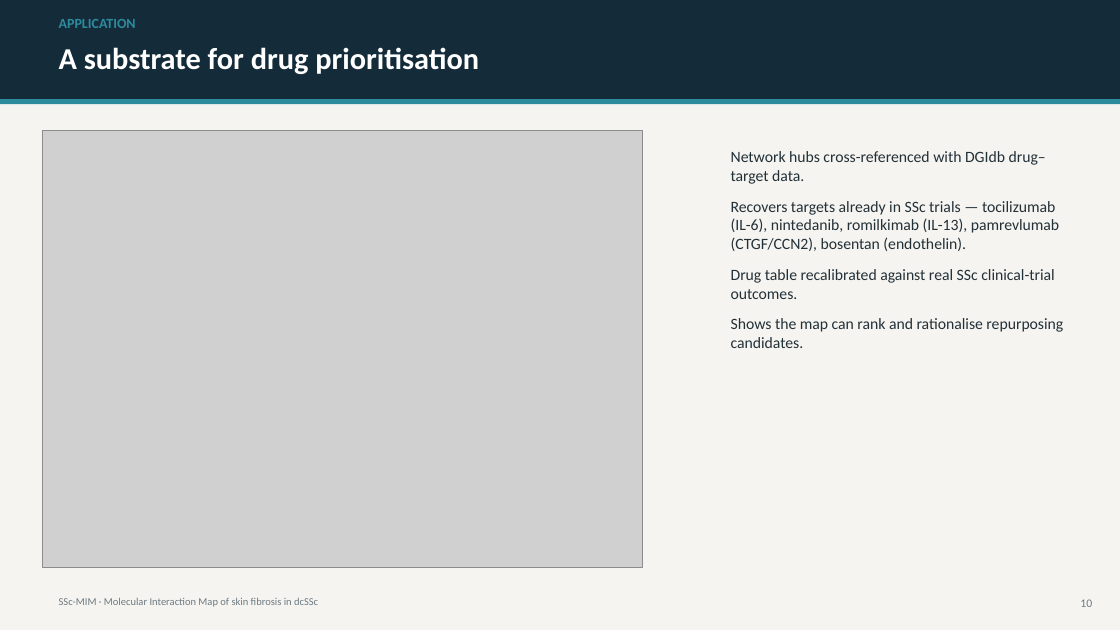
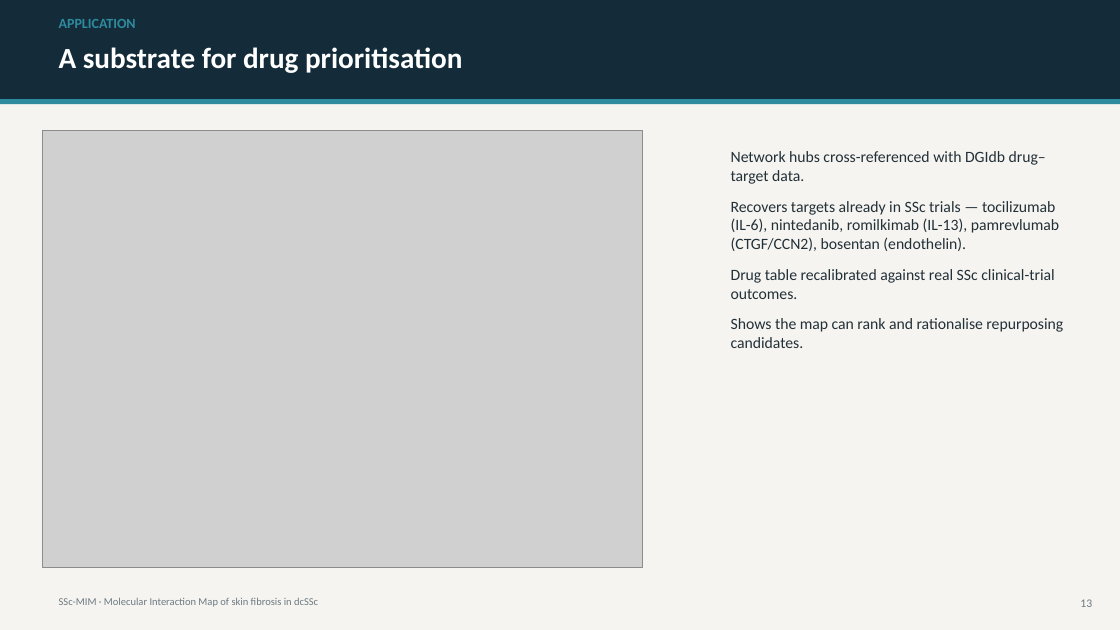
Before and after one commit to Nurtal/IDT_SSc_map, a slide deck: slide 13 of docs/SSc_MIM_presentation.pptx (slide 10 before the commit). Drawn at 1120x630 pixels with LibreOffice and Linux fonts; fonts in the diff are those of the drawing; grey boxes stand for pictures. Boxes give left, top, right and bottom in pixels: in the first picture for what was removed or moved away, otherwise in the second. Text is boxed around its words. In the diff, an @@ line names an element or a change of style, - is before the commit and + after.

```diff
--- a/docs/SSc_MIM_presentation.pptx
+++ b/docs/SSc_MIM_presentation.pptx
@@ text at (x1=59, y1=47, x2=462, y2=73): size 26 to 25 pt in "A substrate for drug prioritisation" @@
@@ text at (x1=1080, y1=599, x2=1092, y2=607): text changed @@
-10
+13
```
Also in this commit, not shown: 11 other slides changed, 4 slides added, 1 slide removed, 3 other files.
